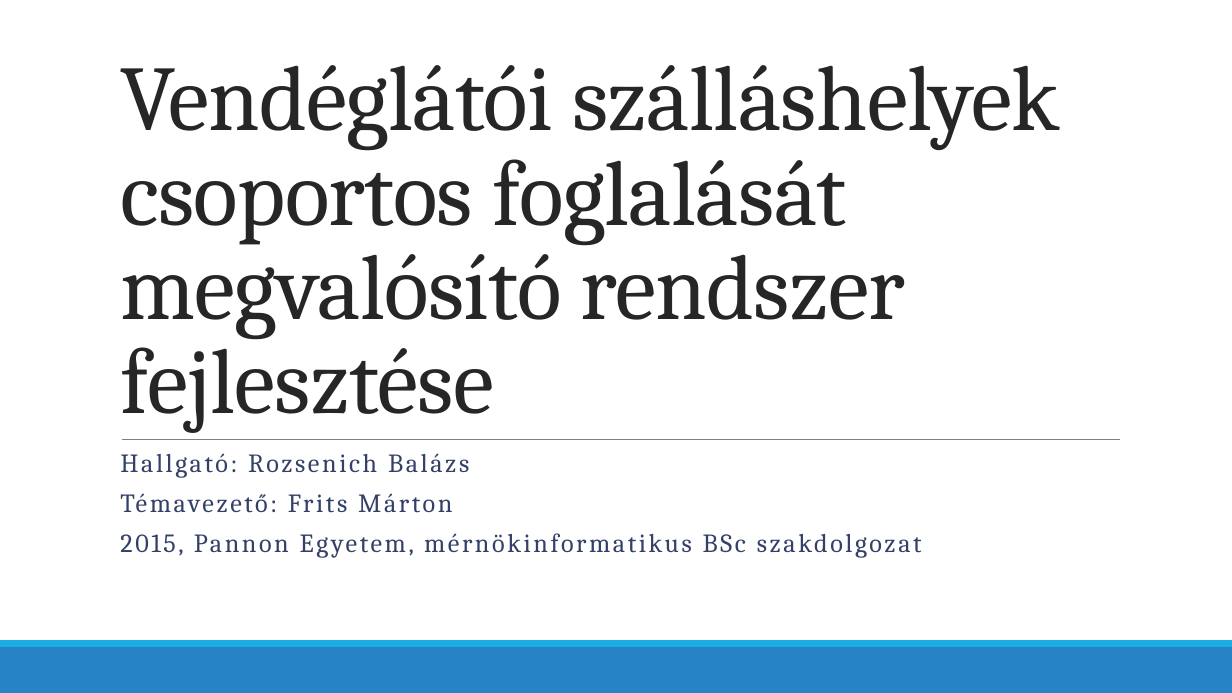
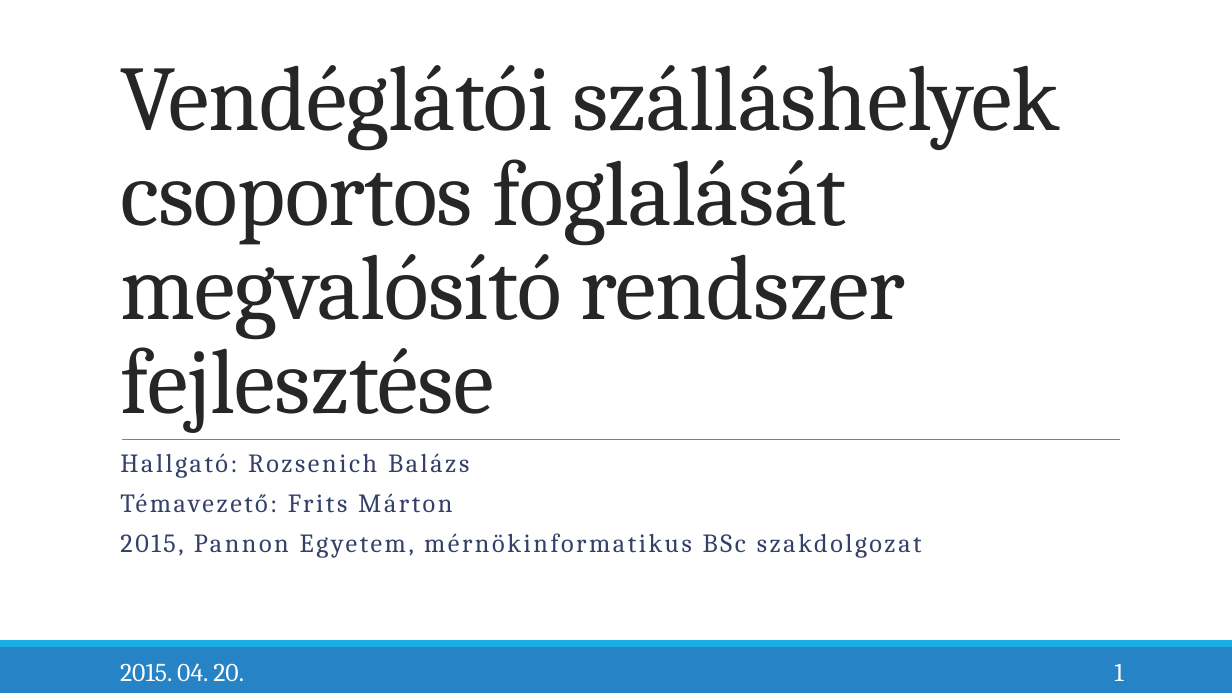
Before and after one commit to bearlysophisticated/thesis, a slide deck: slide 1 of Presentation/RozsenichBalázs_SzakdolgozatVédésPrezentáció.pptx. Drawn at 1232x693 pixels with LibreOffice and Linux fonts; fonts in the diff are those of the drawing. Boxes give left, top, right and bottom in pixels: in the first picture for what was removed or moved away, otherwise in the second. Text is boxed around its words. In the diff, an @@ line names an element or a change of style, - is before the commit and + after.

```diff
--- a/Presentation/RozsenichBalázs_SzakdolgozatVédésPrezentáció.pptx
+++ b/Presentation/RozsenichBalázs_SzakdolgozatVédésPrezentáció.pptx
@@ text added at (120,663,244,681), 20 pt, text #FFFFFF @@
+2015. 04. 20.
@@ page number added at (1114,664,1123,681), 20 pt, text #FFFFFF @@
+1
```
Also in this commit, not shown: 8 other slides changed, 1 slide added, 1 slide removed.
